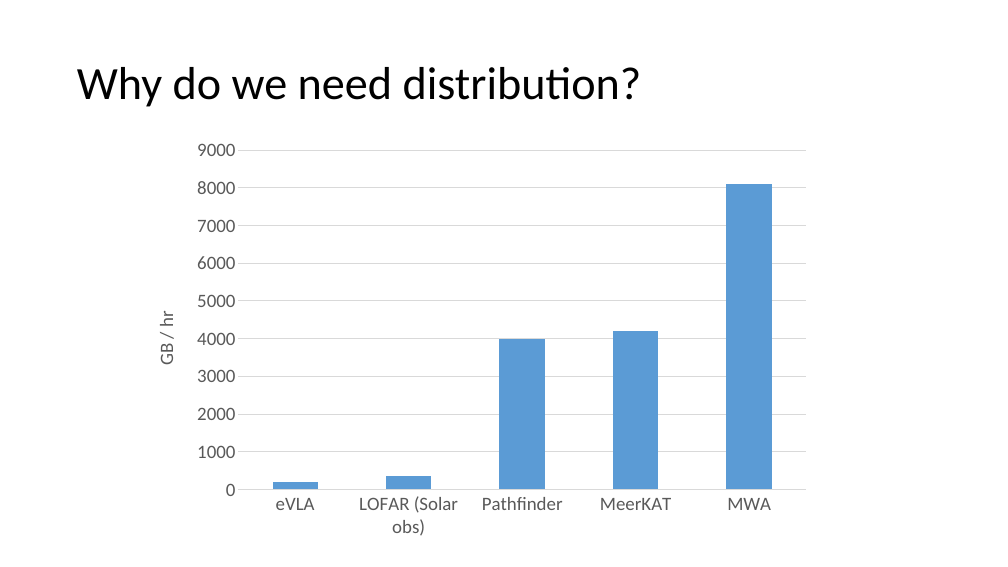
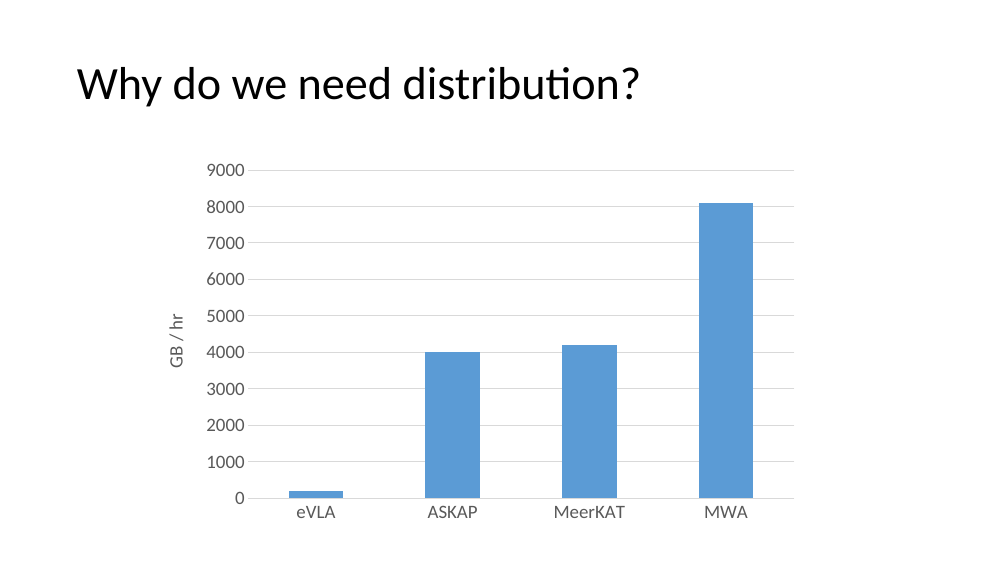
Before and after one commit to lord-blueberry/p9-doc, a slide deck: slide 3 of SKA-Days/pp.pptx. Drawn at 1008x567 pixels with LibreOffice and Linux fonts; fonts in the diff are those of the drawing. Boxes give left, top, right and bottom in pixels: in the first picture for what was removed or moved away, otherwise in the second. Text is boxed around its words. In the diff, an @@ line names an element or a change of style, - is before the commit and + after.

```diff
--- a/SKA-Days/pp.pptx
+++ b/SKA-Days/pp.pptx
@@ column chart at box(145, 151, 808, 532) @@
-categories: eVLA, LOFAR (Solar obs), Pathfinder, MeerKAT, MWA
+categories: eVLA, ASKAP, MeerKAT, MWA
-Series 1: 200, 400, 4000, 4200, 8100
+Series 1: 200, 4000, 4200, 8100
@@ column chart: place and size @@
-column chart at box(136, 130, 820, 546)
+column chart at box(145, 151, 808, 532)
```
Also in this commit, not shown: 10 other slides changed, 5 slides added, 2 slides removed, 6 other files.
